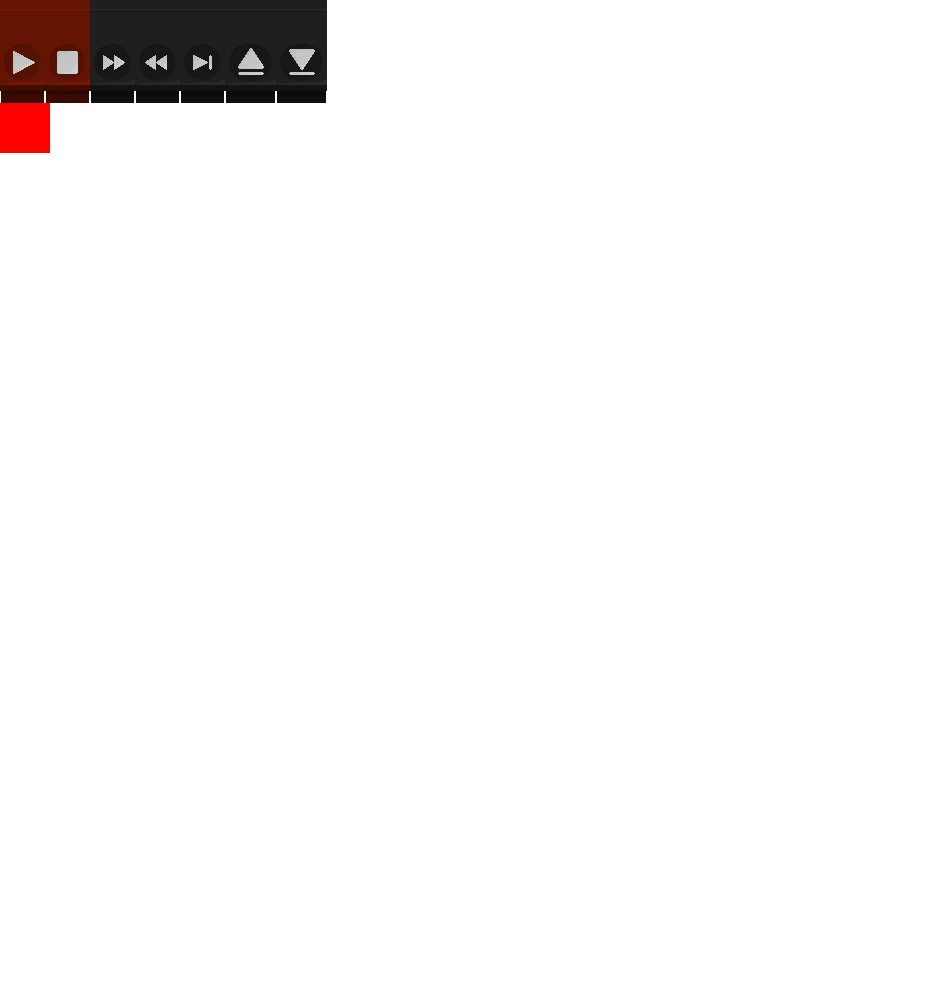
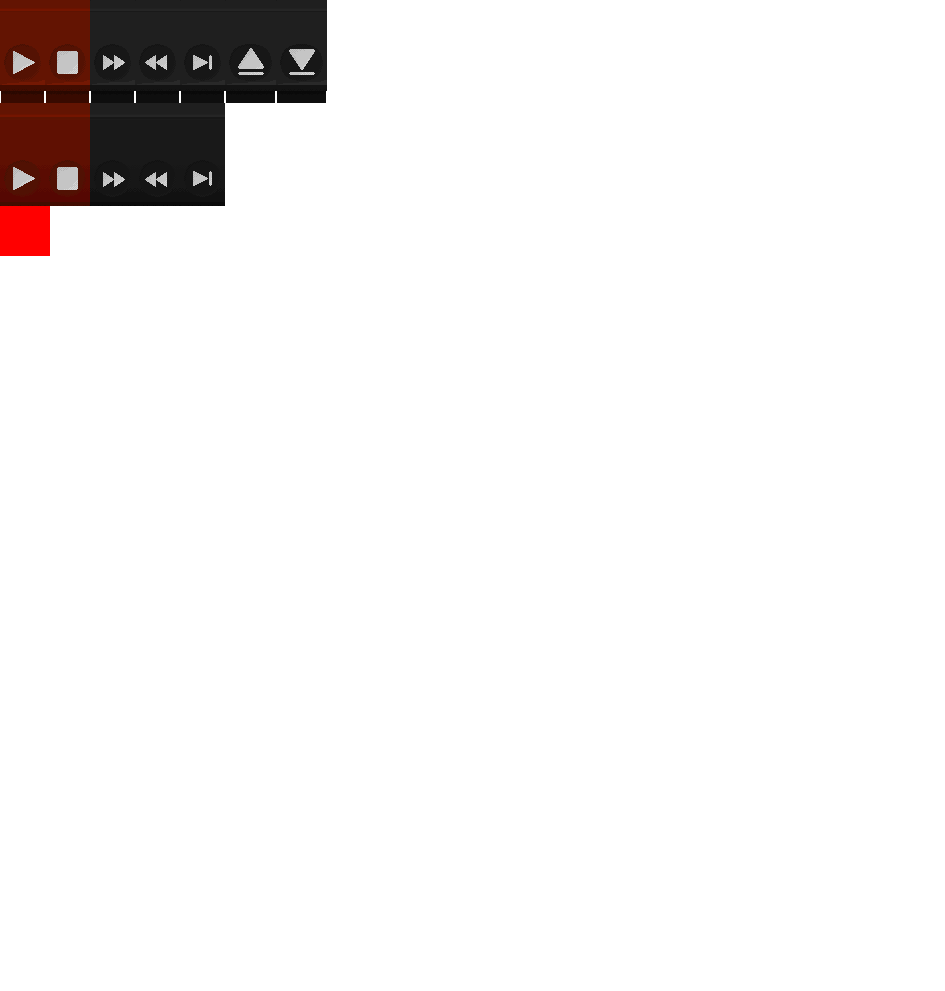
Before/after of a (945, 991) layered artwork. What changed in the layer stack:
painted on "DEFAULT" over [0, 103, 50, 256]
added layer "PLAY_DOWN" above "STOP_UP" over [0, 103, 45, 206]
added layer "STOP_DOWN" above "FAST_FORWARD_UP" over [45, 103, 90, 206]
added layer "FAST_FORWARD_DOWN" above "REWIND_UP" over [90, 103, 135, 206]
added layer "REWIND_DOWN" above "STEP_UP" over [135, 103, 180, 206]
added layer "STEP_DOWN" above "EJECT_UP" over [180, 103, 225, 206]
